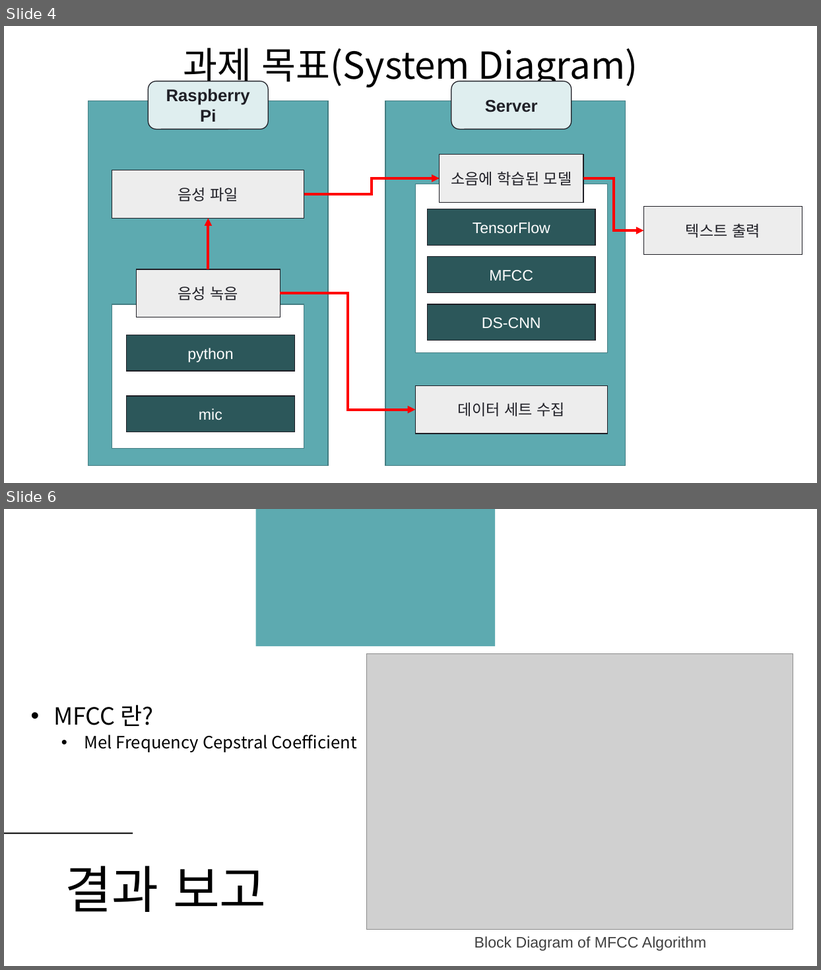
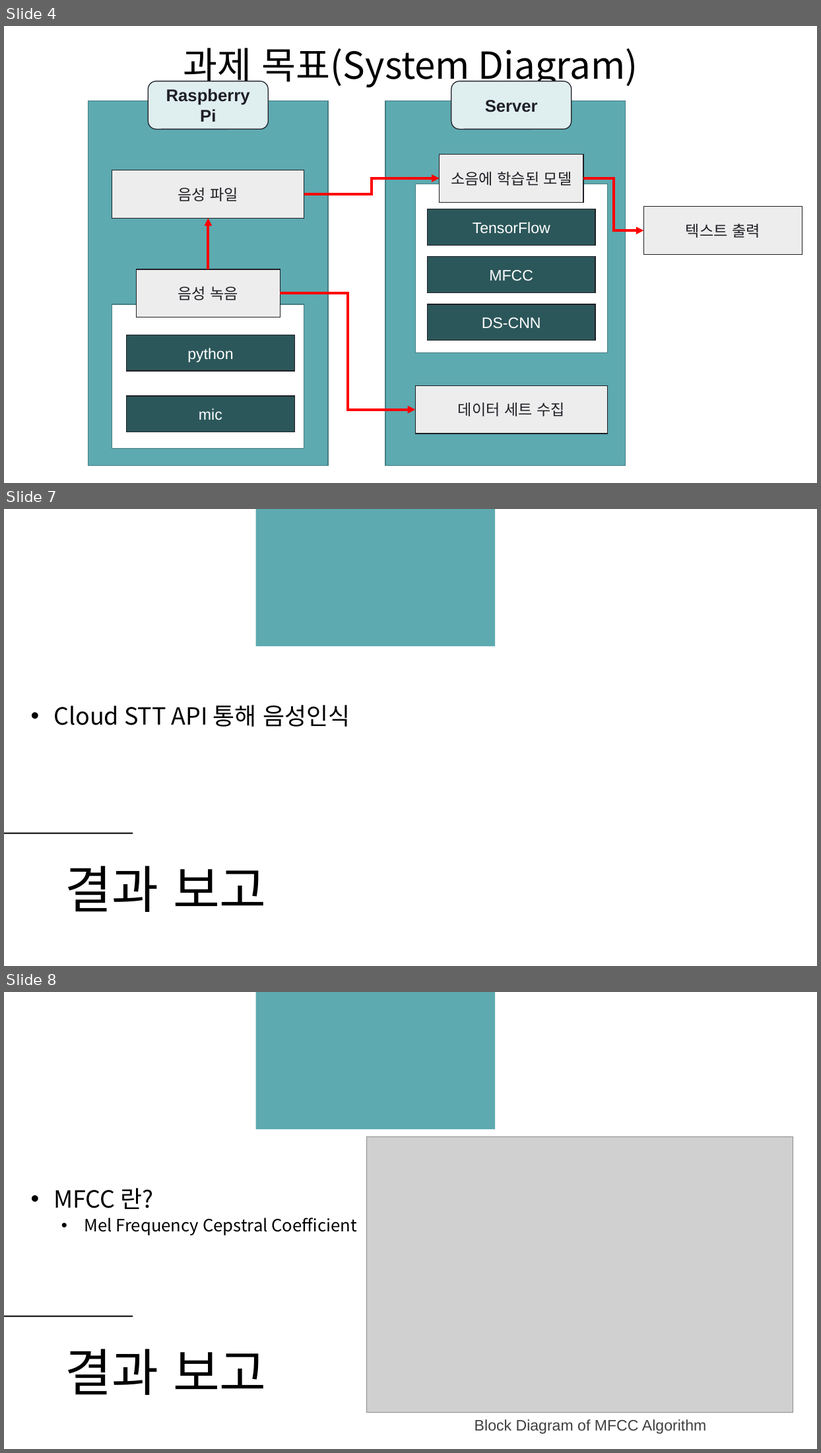
Before and after one commit to TeamPhoneticCode/Report, a slide deck: 2021_졸업과제_1번째_진행보고.pptx. Shown one above the other, each under a label of ours: slides 4 and 6 before the commit, slides 4, 7 and 8 after it; the slides between them are not shown. The pictures are 821x970 and 821x1453 pixels, drawn with LibreOffice and Linux fonts; fonts in the diff are those of the drawing; grey boxes stand for pictures; background and template pictures are left out. Boxes give left, top, right and bottom in pixels: in the first picture for what was removed or moved away, otherwise in the second. Text is boxed around its words. In the diff, an @@ line names an element or a change of style, - is before the commit and + after.

```diff
--- a/2021_졸업과제_1번째_진행보고.pptx
+++ b/2021_졸업과제_1번째_진행보고.pptx
@@ slide 7 added at (4, 509, 817, 966), background #FFFFFF; not listed: 2 template elements that a slide beside it also shows @@
@@ text added at (54, 705, 350, 727), 28 pt, text #000000 @@
+• Cloud STT API 통해 음성인식
@@ title added at (65, 866, 267, 912), 60 pt, text #000000, bold @@
+결과 보고
@@ what was slide 6 is now slide 8 @@
```
Also in this commit, not shown: 3 slides changed, 1 other slide added, 1 other file.
